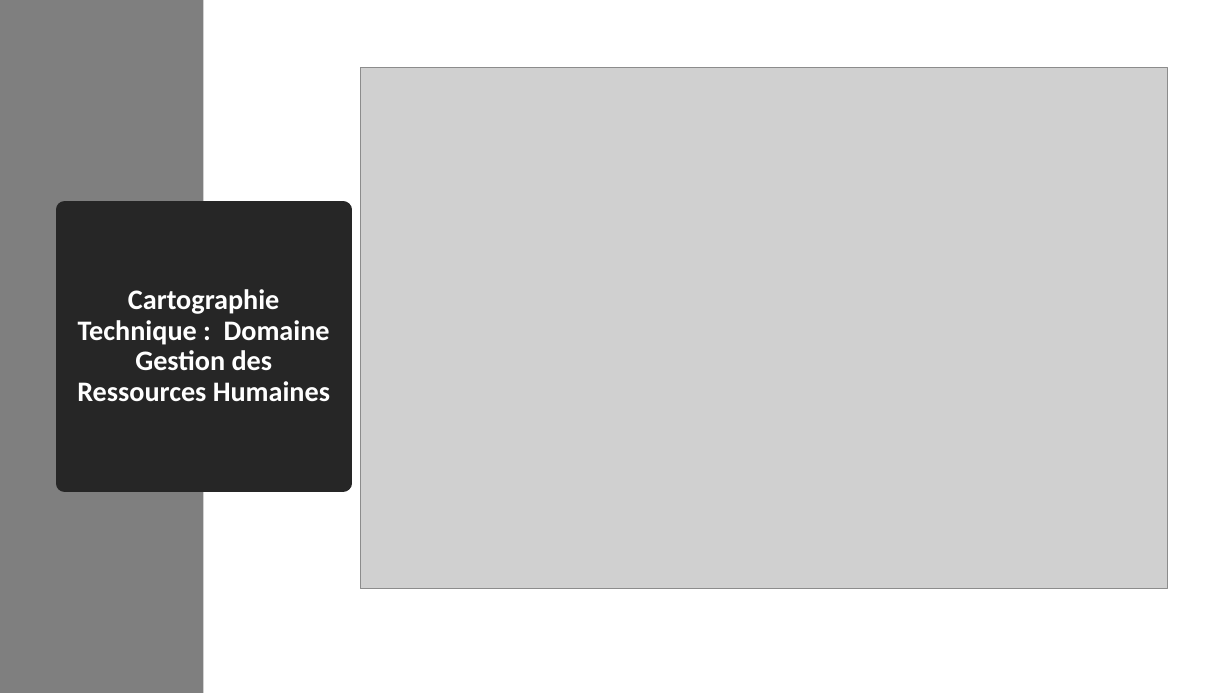
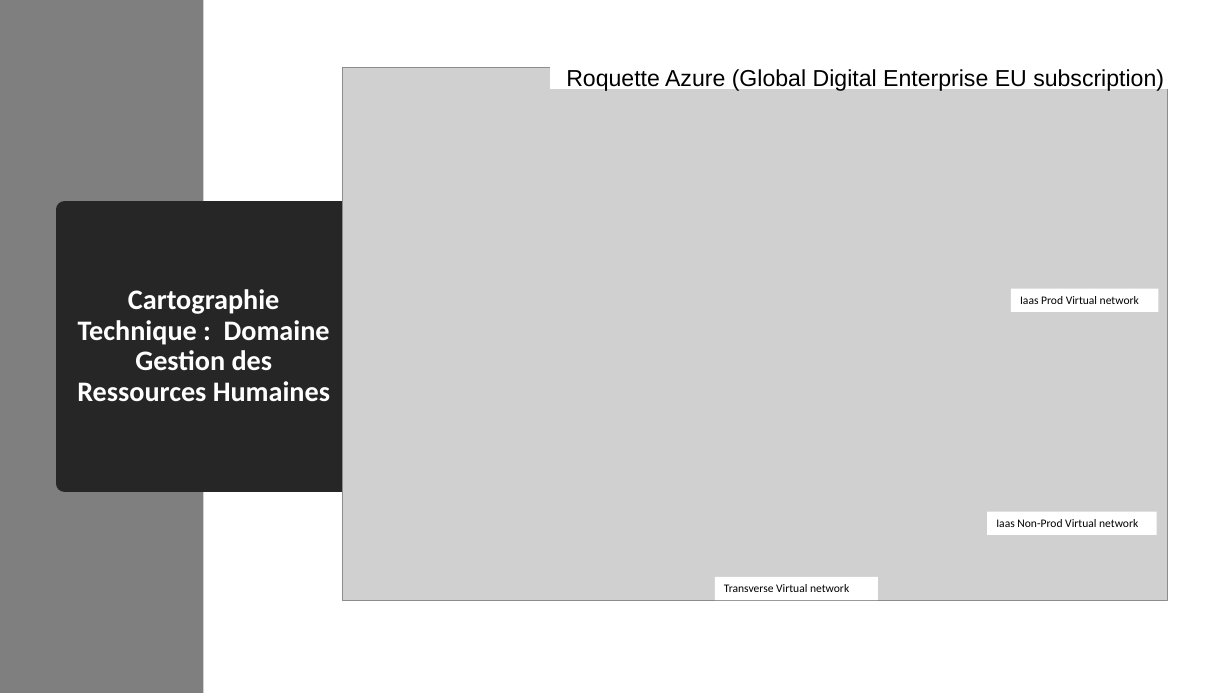
Before and after one commit to Minimacaco59/BPMN, a slide deck: slide 5 of Cartographie.pptx. Drawn at 1232x693 pixels with LibreOffice and Linux fonts; fonts in the diff are those of the drawing; grey boxes stand for pictures. Boxes give left, top, right and bottom in pixels: in the first picture for what was removed or moved away, otherwise in the second. Text is boxed around its words. In the diff, an @@ line names an element or a change of style, - is before the commit and + after.

Commit message:
carto

```diff
--- a/Cartographie.pptx
+++ b/Cartographie.pptx
@@ picture: place and size @@
-picture at (360, 67, 1167, 589)
+picture at (343, 67, 1167, 600)
@@ rectangle added at (551, 67, 1187, 89), fill #FFFFFF, outline #FFFFFF 1 pt, 18 pt, text #000000 @@
+Roquette Azure (Global Digital Enterprise EU subscription)
@@ rectangle added at (1011, 288, 1158, 311), fill #FFFFFF, 9 pt, text #000000 @@
+Iaas Prod Virtual network
@@ rectangle added at (987, 512, 1156, 535), fill #FFFFFF, 9 pt, text #000000 @@
+Iaas Non-Prod Virtual network
@@ rectangle added at (715, 577, 879, 600), fill #FFFFFF, 9 pt, text #000000 @@
+Transverse Virtual network
```
